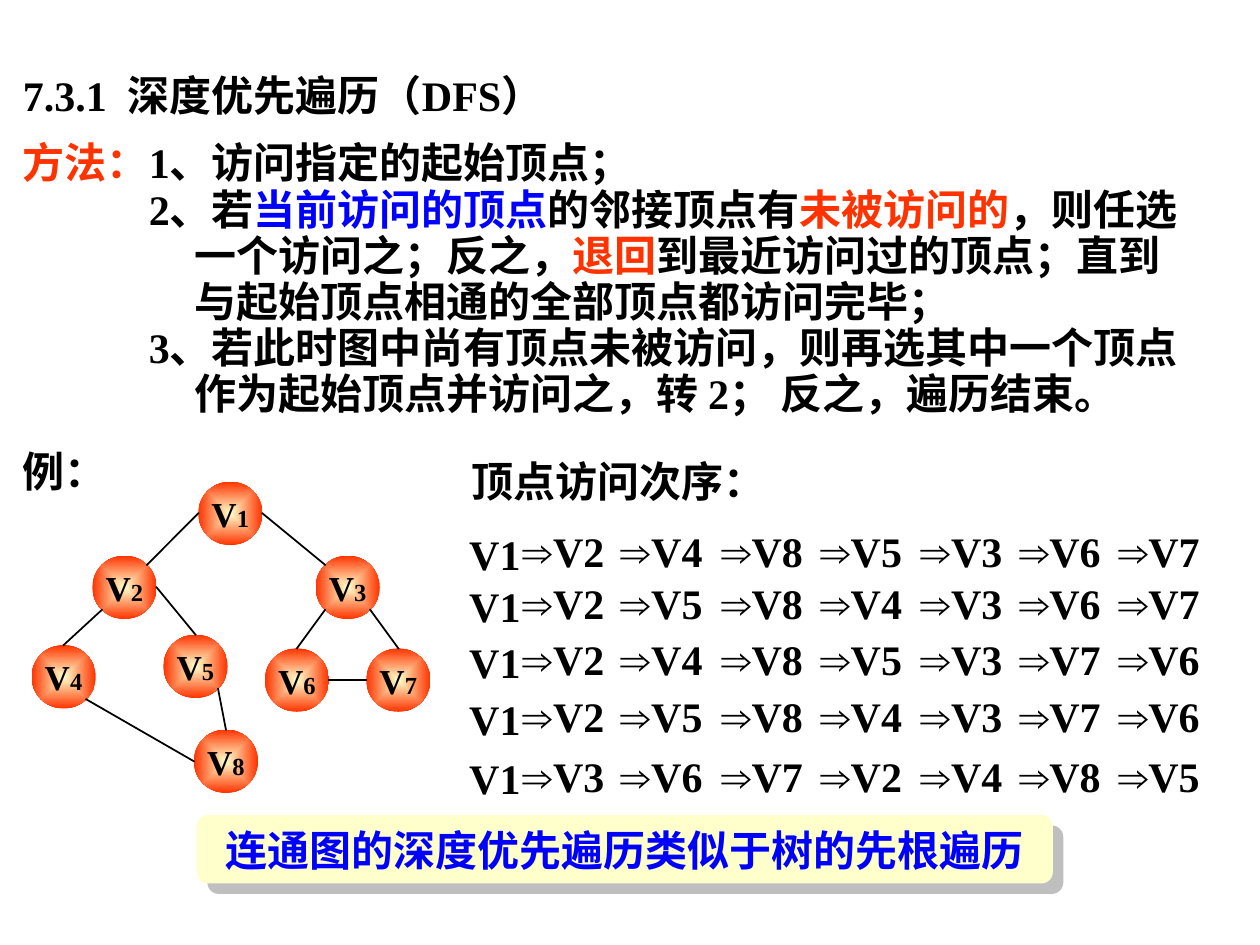
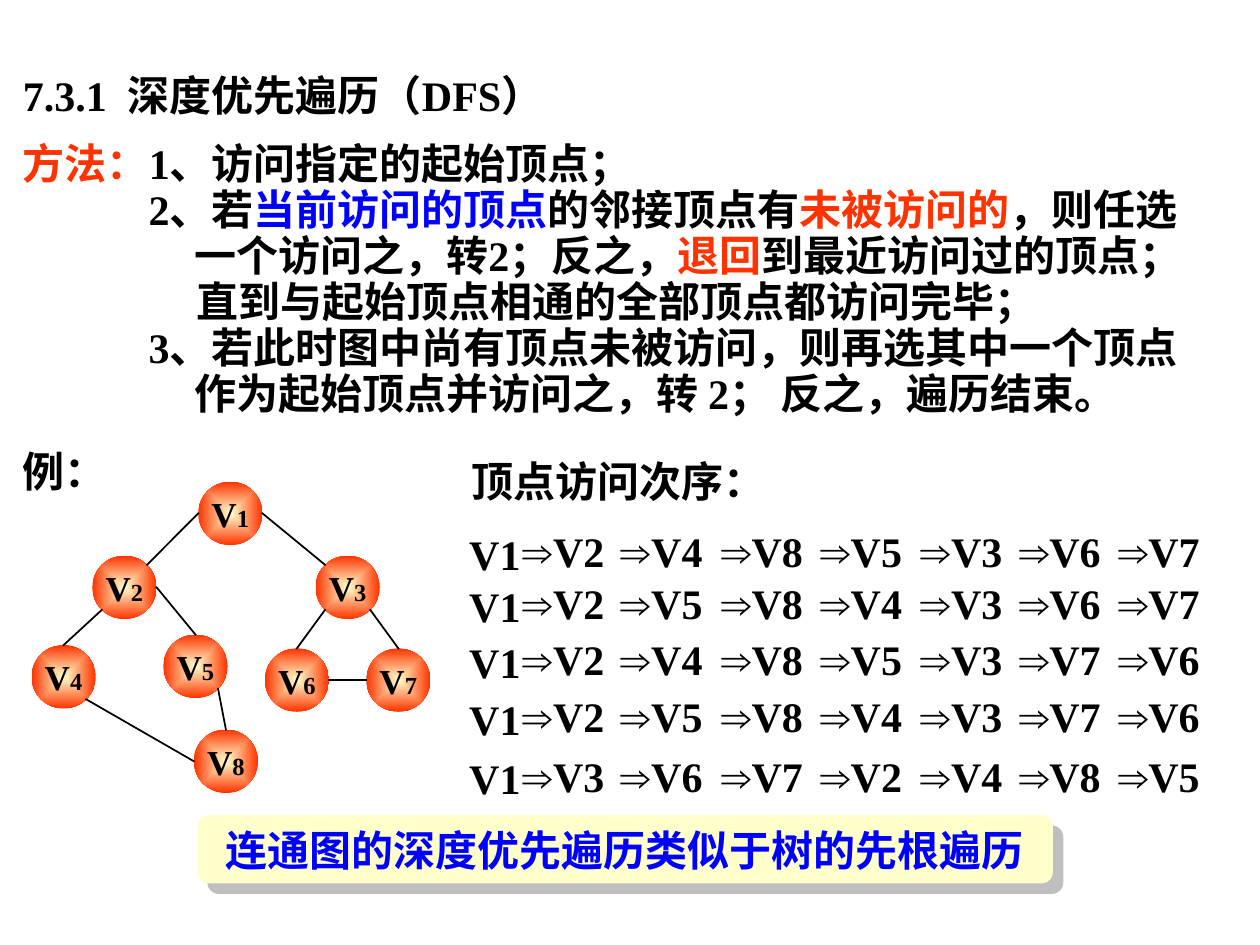
Before and after one commit to Gempittance/Data_Structur_Build, a slide deck: slide 38 of 数据结构PPT/ds7.pptx. Drawn at 1260x945 pixels with LibreOffice and Linux fonts; fonts in the diff are those of the drawing; background and template pictures are left out. Boxes give left, top, right and bottom in pixels: in the first picture for what was removed or moved away, otherwise in the second. Text is boxed around its words. In the diff, an @@ line names an element or a change of style, - is before the commit and + after.

```diff
--- a/数据结构PPT/ds7.pptx
+++ b/数据结构PPT/ds7.pptx
@@ text at <box>195,229,1182,328</box>: text changed @@
-一个访问之；反之，退回到最近访问过的顶点；直到
-与起始顶点相通的全部顶点都访问完毕；
+一个访问之，转2；反之，退回到最近访问过的顶点；
+直到与起始顶点相通的全部顶点都访问完毕；
```
Also in this commit, not shown: 4 other slides changed, 2 slides added.
